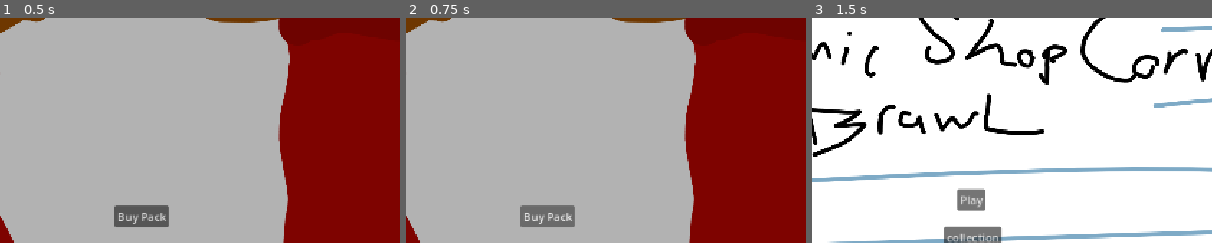
Above: before the commit, frames 1-3 (left to right).
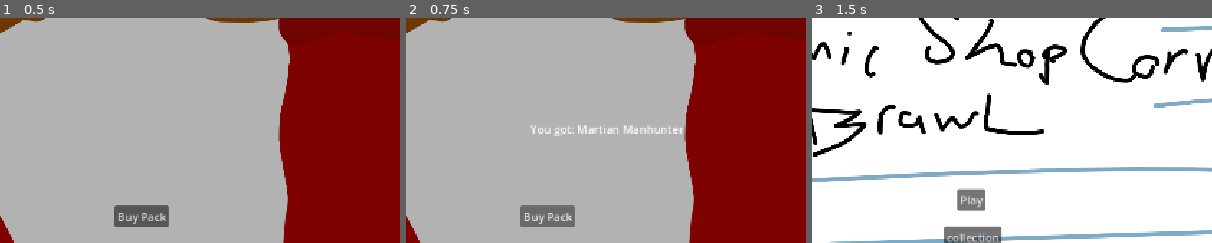
Above: after the commit, the same moments.

Repository: chucklefart34/comic-shop-corner-brawl
Game: Godot game, scene res://scenes/Store.tscn
The game is run twice, just before and just after one commit, with the same random seed, the same clock (stepped at 60 frames per second) and the same inputs. This scene is started directly instead of the project's main scene.
Inputs:
- Up to frame 1 (0.5 s): no input
- Up to frame 2 (0.75 s): click "Buy Pack" at 0.5 s
- Up to frame 3 (1.5 s): click "Return" at 1.25 s
The pictures show only the part of the screen within x 30-80%, y 20-70%; the shares and areas given below are measured in that part.

Frame 1 is identical in both runs. In frame 2, 0.6% of the frame differs, in the area x 31-70%, y 47-53%; in frame 3, nothing differs.

Commit message:
update!
fixed store

Diff:
--- a/scenes/Store.tscn
+++ b/scenes/Store.tscn
@@ -20,12 +20,6 @@
 offset_bottom = 627.0
 text = "Return"
 
-[node name="Sprite2D" type="Sprite2D" parent="ReturnButton" unique_id=891485548]
-z_index = -1000
-position = Vector2(547, -269)
-scale = Vector2(0.60260415, 0.61296296)
-texture = ExtResource("2_lw67d")
-
 [node name="BuyPackButton" type="Button" parent="." unique_id=2134804837]
 layout_mode = 0
 offset_left = 512.0
@@ -47,3 +41,9 @@
 offset_top = 180.0
 offset_right = 566.0
 offset_bottom = 203.0
+
+[node name="Sprite2D" type="Sprite2D" parent="." unique_id=891485548]
+z_index = -1000
+position = Vector2(576, 327)
+scale = Vector2(0.60260415, 0.61296296)
+texture = ExtResource("2_lw67d")
--- a/scripts/RunData.gd
+++ b/scripts/RunData.gd
@@ -88,7 +88,6 @@
 func reset():
 	player_hp = 20
 	player_max_hp = 20
-	battles_won = 0
 	fight_index = 0
 	current_fight = 1
 	player_hp = player_max_hp
--- a/scripts/Store.gd
+++ b/scripts/Store.gd
@@ -2,7 +2,7 @@
 
 @onready var return_button = $ReturnButton
 @onready var buy_pack_button = $BuyPackButton
-
+@onready var hero_name_label = $HeroNameLabel
 
 func _ready():
 	buy_pack_button.pressed.connect(_on_buy_pack_button_pressed)
@@ -22,7 +22,7 @@
 	var hero_id = result["id"]
 
 	print("You got: ", hero["display_name"])
-
+	hero_name_label.text = "You got: " + hero["display_name"]
 	SaveManager.add_hero(hero_id)
 
 # -------------------------
